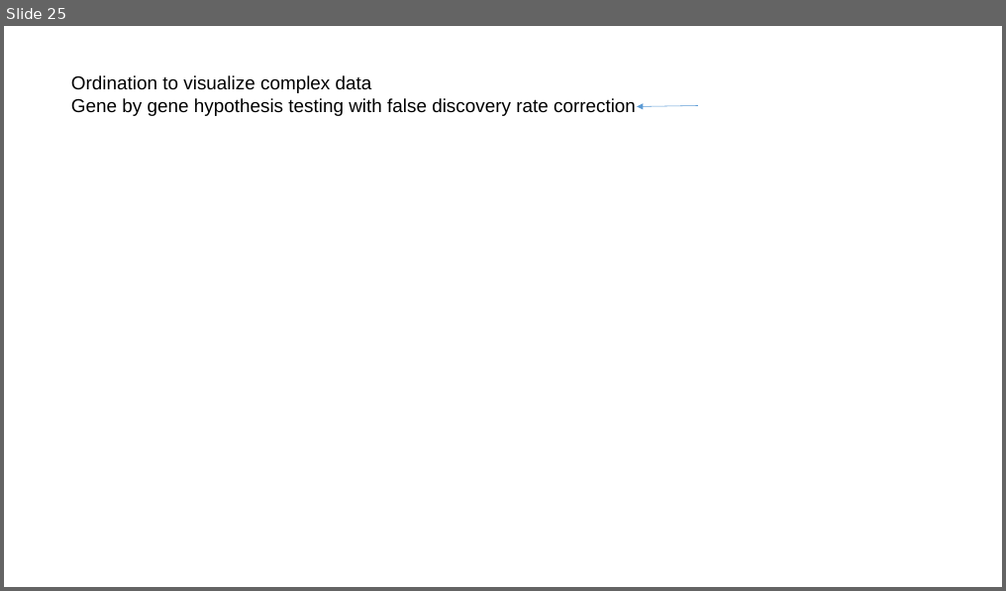
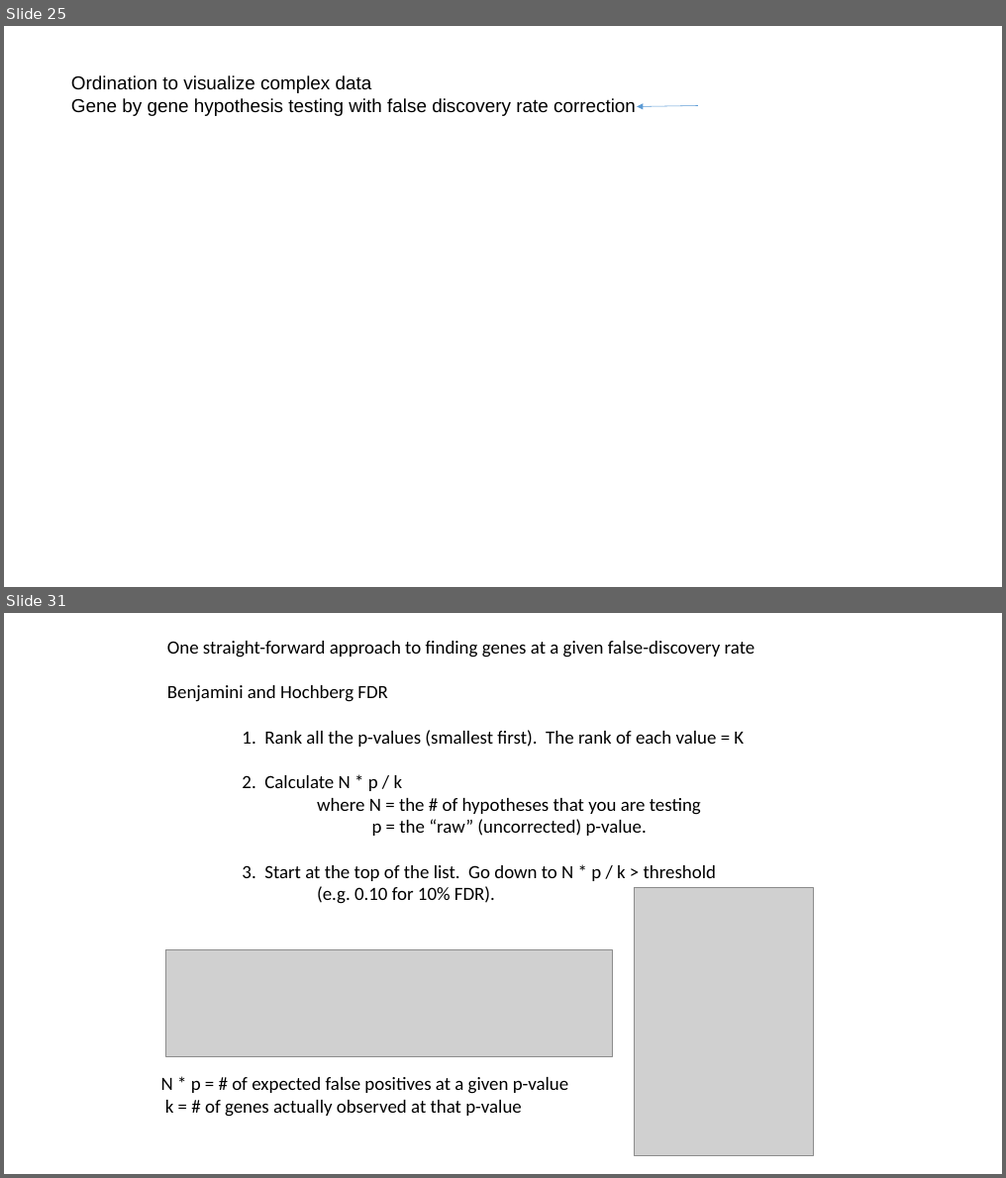
Before and after one commit to afodor/afodor.github.io, a slide deck: classes/ChapelHill2016/ChapelHillWorkshop_Fodor.pptx. Shown one above the other, each under a label of ours: slide 25 before the commit, slides 25 and 31 after it; the slides between them are not shown. The pictures are 1006x591 and 1006x1178 pixels, drawn with LibreOffice and Linux fonts; fonts in the diff are those of the drawing; grey boxes stand for pictures. Boxes give left, top, right and bottom in pixels: in the first picture for what was removed or moved away, otherwise in the second. Text is boxed around its words. In the diff, an @@ line names an element or a change of style, - is before the commit and + after.

Commit message:
update talk with FDR.  Getting ready for first set of t-tests

```diff
--- a/classes/ChapelHill2016/ChapelHillWorkshop_Fodor.pptx
+++ b/classes/ChapelHill2016/ChapelHillWorkshop_Fodor.pptx
@@ slide 31 added at (4, 613, 1002, 1174), background #FFFFFF @@
@@ text added at (167, 641, 755, 904), 18 pt, text #000000 @@
+One straight-forward approach to finding genes at a given false-discovery rate
+Benjamini and Hochberg FDR
+1. Rank all the p-values (smallest first). The rank of each value = K
+2. Calculate N * p / k
+where N = the # of hypotheses that you are testing
+p = the “raw” (uncorrected) p-value.
+3. Start at the top of the list. Go down to N * p / k > threshold
+(e.g. 0.10 for 10% FDR).
@@ picture added at (635, 888, 813, 1156) @@
@@ picture added at (166, 950, 613, 1057) @@
@@ text added at (161, 1077, 568, 1117), 18 pt, text #000000 @@
+N * p = # of expected false positives at a given p-value
+k = # of genes actually observed at that p-value
```
Also in this commit, not shown: 8 other slides added.
